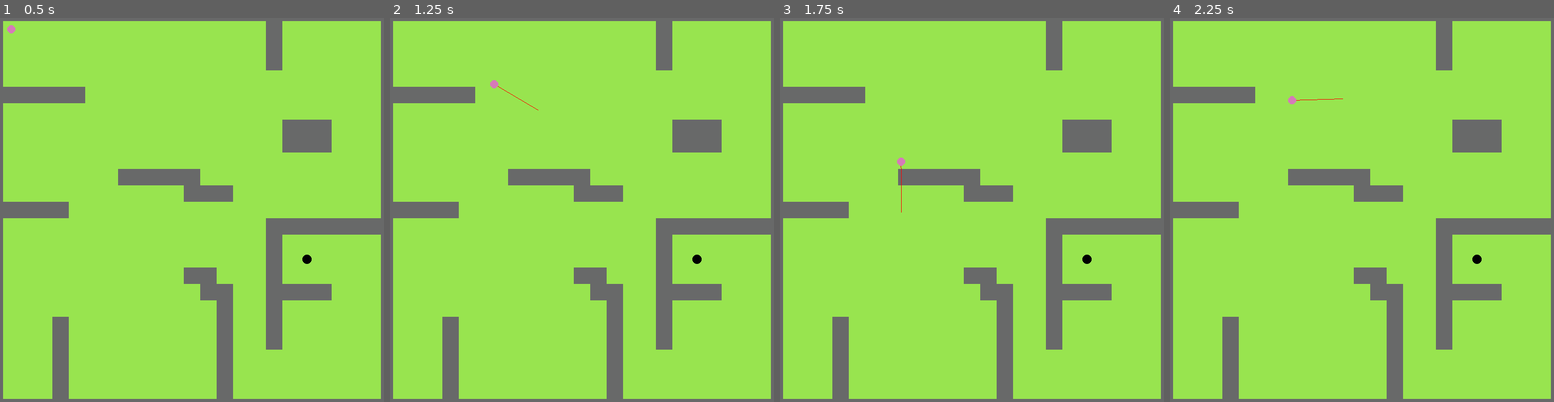
Above: before the commit, frames 1-4 (left to right).
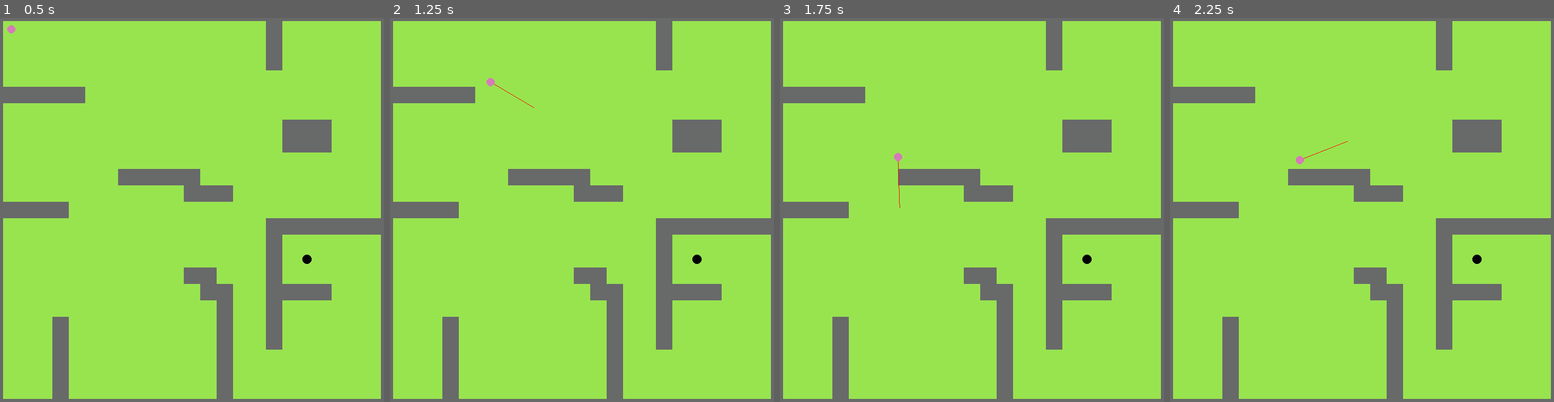
Above: after the commit, the same moments.

Repository: Lerrrtaste/project-minigolf-1
Game: Godot game, scene res://game.tscn
Two runs of this game, one before a commit and one after it. Both use one fixed random seed, a clock stepped at 60 frames per second and the inputs below.
Inputs (mouse positions are in pixels of both pictures, inside the frame that each line leads up to):
- Up to frame 1 (0.5 s): no input
- Up to frame 2 (1.25 s): tap Enter at 0.5 s; move the mouse to (674, 190) at 0.52 s; click (674, 190) at 0.67 s
- Up to frame 3 (1.75 s): move the mouse to (891, 229) at 1.27 s; click (891, 229) at 1.42 s
- Up to frame 4 (2.25 s): move the mouse to (1404, 117) at 2.02 s; click (1404, 117) at 2.17 s

Frame 1 is identical in both runs. In frame 2, less than 0.1% of the frame differs, in the area x 25-39%, y 15-25%; in frame 3, less than 0.1%; in frame 4, 0.1%, in the area x 30-47%, y 20-39%.

Commit message:
Changed collision system to use KineticBody2D; Collisions now fully working for walls and hole

Diff:
--- a/ball.gd
+++ b/ball.gd
@@ -1,9 +1,9 @@
-extends Area2D
+extends KinematicBody2D
 
 const hole_scn = preload("res://hole.tscn")
 
 const speed_max:float = 400.0
-const friction:float = 100.0
+const friction:float = 150.0
 
 var speed:float = 0.0
 var direction:Vector2 = Vector2()
@@ -13,6 +13,7 @@
 
 onready var level = get_node("../")
 onready var level_terrain = get_node("../Terrain")
+onready var level_hole = get_node("../Hole")
 
 enum COLLISION_TYPE {
 		NOTHING = -1,
@@ -31,59 +32,84 @@
 	pass
 
 func _process(delta: float) -> void:
-	collision_step() #TODO only if player's turn, so that it self can control collisions with other balls
+	pass
+#	collision_step() #TODO only if player's turn, so that it self can control collisions with other balls
+#	move(delta)
+
+func _physics_process(delta: float) -> void:
 	move(delta)
 
 #Called from process
 func move(delta:float)->void:
 	speed = clamp(speed - friction*delta,0,speed_max)
-	position += direction.normalized() * speed * delta
+	collision_handle(move_and_collide(direction.normalized() * speed * delta))
+	#position += direction.normalized() * speed * delta
 
-#Called from process
-#checks for collision on all sides
-func collision_step()->void:
-	collision_test(COLLISION_SIDE.RIGHT) # check collision right
-	collision_test(COLLISION_SIDE.BOTTOM)# check collision bottom
-	collision_test(COLLISION_SIDE.LEFT)# check collision left
-	collision_test(COLLISION_SIDE.TOP)# check collision top
+##Called from process
+##checks for collision on all sides
+#func collision_step()->void:
+#	collision_test(COLLISION_SIDE.RIGHT) # check collision right
+#	collision_test(COLLISION_SIDE.BOTTOM)# check collision bottom
+#	collision_test(COLLISION_SIDE.LEFT)# check collision left
+#	collision_test(COLLISION_SIDE.TOP)# check collision top
+#
+##Called from collision_step for all sides
+##tests tilemap for "wall" and overlappingarea for collision
+##returns COLLISION_TYPE
+#func collision_test(side:int)->void:
+#	var tex_size = get_node("Sprite").texture.get_size()
+#	var test_offset:Vector2
+#	match side:
+#		COLLISION_SIDE.RIGHT:
+#			test_offset = Vector2(tex_size.x/2,0)
+#		COLLISION_SIDE.BOTTOM:
+#			test_offset = Vector2(0,tex_size.y/2)
+#		COLLISION_SIDE.LEFT:
+#			test_offset = Vector2(-tex_size.x/2,0)
+#		COLLISION_SIDE.TOP:
+#			test_offset = Vector2(0,-tex_size.y/2)
+#	var tm_pos:Vector2 = level_terrain.world_to_map(position+test_offset)
+#	for i in get_overlapping_areas(): # check for area2d collisions (holes only rn)
+#		collision_handle(COLLISION_TYPE.HOLE, side, i)
+#		#TODO add check for other balls
+#	if(level_terrain.tile_set.tile_get_name(level_terrain.get_cellv(tm_pos)) == "wall"): #check for wall collision
+#		collision_handle(COLLISION_TYPE.WALL, side)
+#
+#called from collision_step for every collision test
+#func collision_handle(collision_type:int, collision_side:int, colliding_area:Area2D = null)->void:
+#	match collision_type:
+#		COLLISION_TYPE.NOTHING:
+#			return
+#		COLLISION_TYPE.HOLE:
+#			print("Colliding with hole!")
+#		COLLISION_TYPE.WALL:
+#			print("Colliding with wall")
+#			if(collision_side == COLLISION_SIDE.LEFT || collision_side == COLLISION_SIDE.RIGHT):
+#				direction.x = -direction.x
+#			else:
+#				direction.y = -direction.y
+#		_:
+#			print("WARNING: unknown collision type: %s"%collision_type)
 
-#Called from collision_step for all sides
-#tests tilemap for "wall" and overlappingarea for collision
-#returns COLLISION_TYPE
-func collision_test(side:int)->void:
-	var tex_size = get_node("Sprite").texture.get_size()
-	var test_offset:Vector2
-	match side:
-		COLLISION_SIDE.RIGHT:
-			test_offset = Vector2(tex_size.x/2,0)
-		COLLISION_SIDE.BOTTOM:
-			test_offset = Vector2(0,tex_size.y/2)
-		COLLISION_SIDE.LEFT:
-			test_offset = Vector2(-tex_size.x/2,0)
-		COLLISION_SIDE.TOP:
-			test_offset = Vector2(0,-tex_size.y/2)
-	var tm_pos:Vector2 = level_terrain.world_to_map(position+test_offset)
-	for i in get_overlapping_areas(): # check for area2d collisions (holes only rn)
-		collision_handle(COLLISION_TYPE.HOLE, side, i)
-		#TODO add check for other balls
-	if(level_terrain.tile_set.tile_get_name(level_terrain.get_cellv(tm_pos)) == "wall"): #check for wall collision
-		collision_handle(COLLISION_TYPE.WALL, side)
-
-#called from collision_step for every collision test
-func collision_handle(collision_type:int, collision_side:int, colliding_area:Area2D = null)->void:
-	match collision_type:
-		COLLISION_TYPE.NOTHING:
-			return
-		COLLISION_TYPE.HOLE:
-			print("Colliding with hole!")
-		COLLISION_TYPE.WALL:
+#called from move() when colliding
+func collision_handle(collision:KinematicCollision2D)->void:
+	if(!is_instance_valid(collision)):
+		return
+	if(collision.collider is TileMap):
+		var tm_pos:Vector2 = level_terrain.world_to_map(collision.position)
+		tm_pos += direction.normalized()*0.1
+		if(level_terrain.tile_set.tile_get_name(level_terrain.get_cellv(tm_pos)) == "wall"): #check for wall collision
 			print("Colliding with wall")
-			if(collision_side == COLLISION_SIDE.LEFT || collision_side == COLLISION_SIDE.RIGHT):
+			#determine side
+			var delta:Vector2
+#			delta.x = position.x - level_terrain.map_to_world(tm_pos).x+level_terrain.cell_size.x/2
+#			delta.y = position.y - level_terrain.map_to_world(tm_pos).y+level_terrain.cell_size.y/2
+			delta.x = position.x - collision.position.x
+			delta.y = position.y - collision.position.y
+			if(abs(delta.x) > abs(delta.y)):
 				direction.x = -direction.x
 			else:
 				direction.y = -direction.y
-		_:
-			print("WARNING: unknown collision type: %s"%collision_type)
 
 #Called when clicked (+ player's turn)
 #Player shoots the ball
--- a/ball.tscn
+++ b/ball.tscn
@@ -6,9 +6,9 @@
 [sub_resource type="CircleShape2D" id=1]
 radius = 8.0
 
-[node name="Ball" type="Area2D"]
+[node name="Ball" type="KinematicBody2D"]
 collision_layer = 4
-collision_mask = 8
+collision_mask = 10
 script = ExtResource( 1 )
 
 [node name="Sprite" type="Sprite" parent="."]
--- a/game.tscn
+++ b/game.tscn
@@ -17,6 +17,7 @@
 tile_data = PoolIntArray( 0, 1, 0, 1, 1, 0, 2, 1, 0, 3, 1, 0, 4, 1, 0, 5, 1, 0, 6, 1, 0, 7, 1, 0, 8, 1, 0, 9, 1, 0, 10, …(8747 unchanged characters)…
 
 [node name="Hole" parent="." instance=ExtResource( 3 )]
+position = Vector2( 624, 496 )
 
 [node name="Ball" parent="." instance=ExtResource( 4 )]
 position = Vector2( 48, 48 )
--- a/helpers/wall_area.tscn
+++ /dev/null
@@ -1,11 +0,0 @@
-[gd_scene load_steps=2 format=2]
-
-[sub_resource type="RectangleShape2D" id=1]
-extents = Vector2( 16, 16 )
-
-[node name="WallArea" type="Area2D" groups=[
-"wall",
-]]
-
-[node name="CollisionShape2D" type="CollisionShape2D" parent="."]
-shape = SubResource( 1 )
--- a/hole.tscn
+++ b/hole.tscn
@@ -7,7 +7,6 @@
 [node name="Hole" type="Area2D" groups=[
 "hole",
 ]]
-position = Vector2( 624, 496 )
 collision_layer = 8
 collision_mask = 0
 
